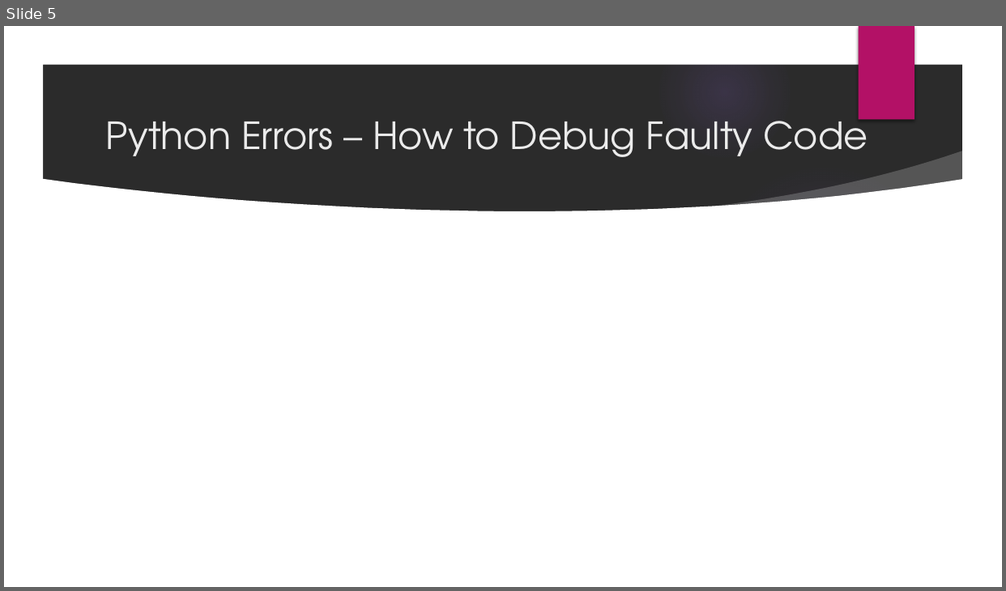
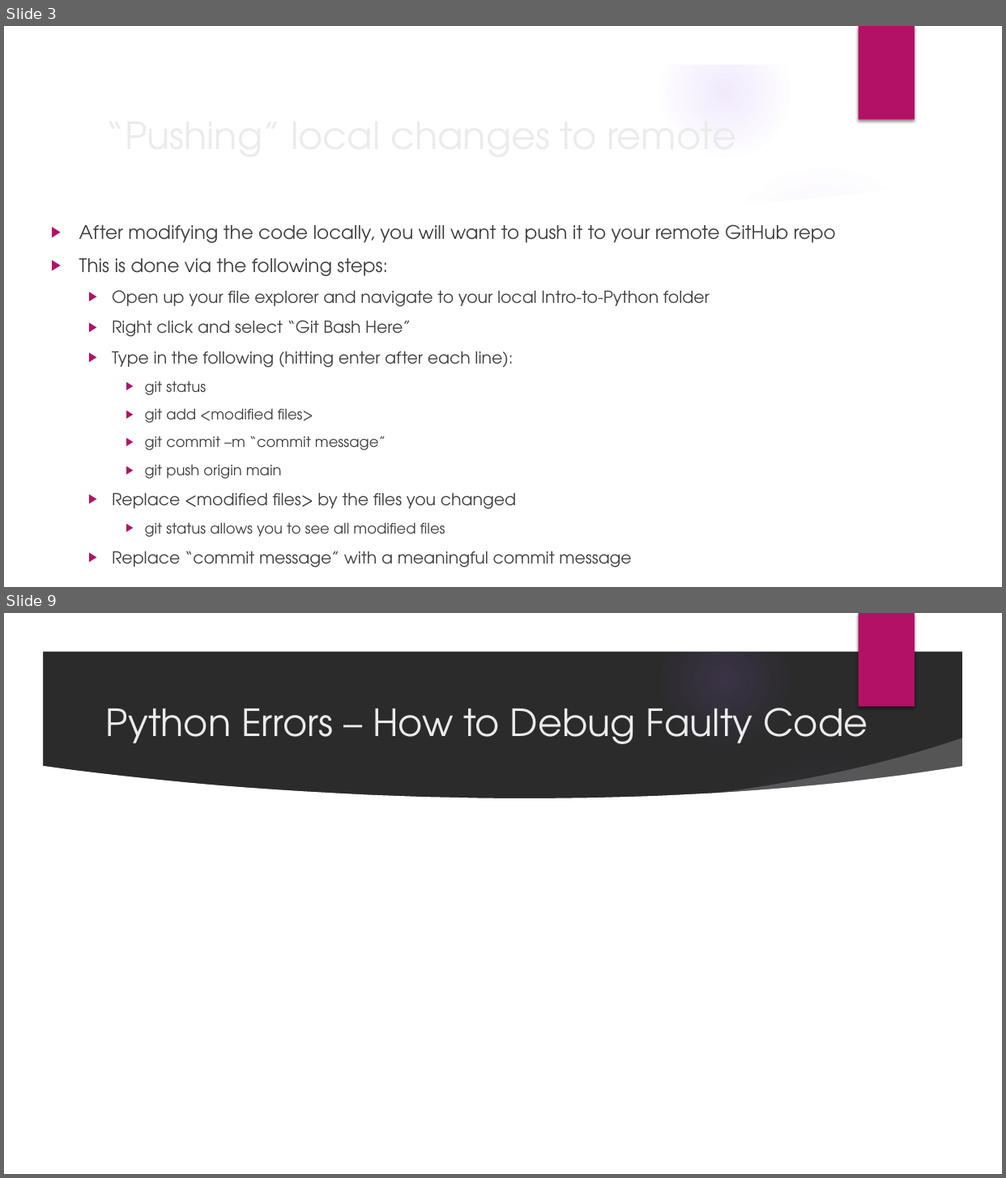
Before and after one commit to jmartineau1993/Intro-to-Python, a slide deck: PPTs/Week2.pptx. Shown one above the other, each under a label of ours: slide 5 before the commit, slides 3 and 9 after it; the slides between them are not shown. The pictures are 1006x591 and 1006x1178 pixels, drawn with LibreOffice and Linux fonts; fonts in the diff are those of the drawing; background and template pictures are left out; a plain dark background stands for a picture behind light text. Boxes give left, top, right and bottom in pixels: in the first picture for what was removed or moved away, otherwise in the second. Text is boxed around its words. In the diff, an @@ line names an element or a change of style, - is before the commit and + after.

```diff
--- a/PPTs/Week2.pptx
+++ b/PPTs/Week2.pptx
@@ slide 3 added at (4, 26, 1002, 587), background picture (left out); not listed: 9 template elements that a slide beside it also shows @@
@@ title added at (98, 105, 816, 163), 36 pt, text #EBEBEB @@
+“Pushing” local changes to remote
@@ text added at (79, 224, 836, 568), 16 pt, text #404040 @@
+▶ After modifying the code locally, you will want to push it to your remote GitHub repo
+▶ This is done via the following steps:
+  ▶ Open up your file explorer and navigate to your local Intro-to-Python folder
+  ▶ Right click and select “Git Bash Here”
+  ▶ Type in the following (hitting enter after each line):
+    ▶ git status
+    ▶ git add <modified files>
+    ▶ git commit –m “commit message”
+    ▶ git push origin main
+  ▶ Replace <modified files> by the files you changed
+    ▶ git status allows you to see all modified files
+  ▶ Replace “commit message” with a meaningful commit message
@@ what was slide 5 is now slide 9 @@
```
Also in this commit, not shown: 4 slides changed, 5 other slides added, 3 other files.
